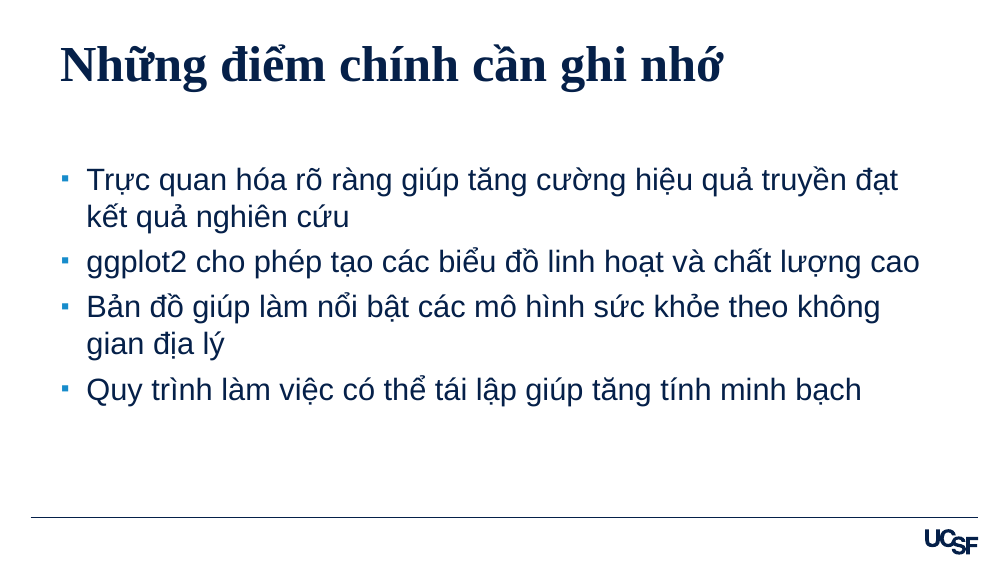
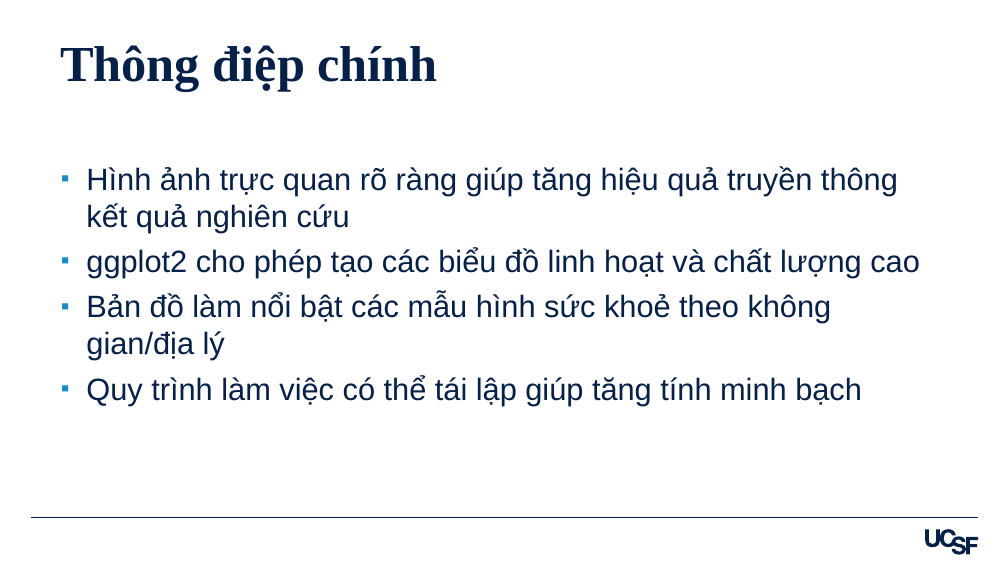
Before and after one commit to amirzazadeh/DataVisualization, a slide deck: slide 35 of Slides_Viet_Data_Visualization_in_R_Ali_Mirzazadeh.pptx. Drawn at 1008x567 pixels with LibreOffice and Linux fonts; fonts in the diff are those of the drawing. Boxes give left, top, right and bottom in pixels: in the first picture for what was removed or moved away, otherwise in the second. Text is boxed around its words. In the diff, an @@ line names an element or a change of style, - is before the commit and + after.

```diff
--- a/Slides_Viet_Data_Visualization_in_R_Ali_Mirzazadeh.pptx
+++ b/Slides_Viet_Data_Visualization_in_R_Ali_Mirzazadeh.pptx
@@ title at bbox=[60, 45, 438, 91]: text changed @@
-Những điểm chính cần ghi nhớ
+Thông điệp chính
@@ text at bbox=[86, 166, 898, 232]: text changed @@
-▪ Trực quan hóa rõ ràng giúp tăng cường hiệu quả truyền đạt kết quả nghiên cứu
+▪ Hình ảnh trực quan rõ ràng giúp tăng hiệu quả truyền thông kết quả nghiên cứu
@@ text at bbox=[86, 293, 832, 360]: text changed @@
-▪ Bản đồ giúp làm nổi bật các mô hình sức khỏe theo không gian địa lý
+▪ Bản đồ làm nổi bật các mẫu hình sức khoẻ theo không gian/địa lý
```
Also in this commit, not shown: 30 other slides changed, 1 other file.
